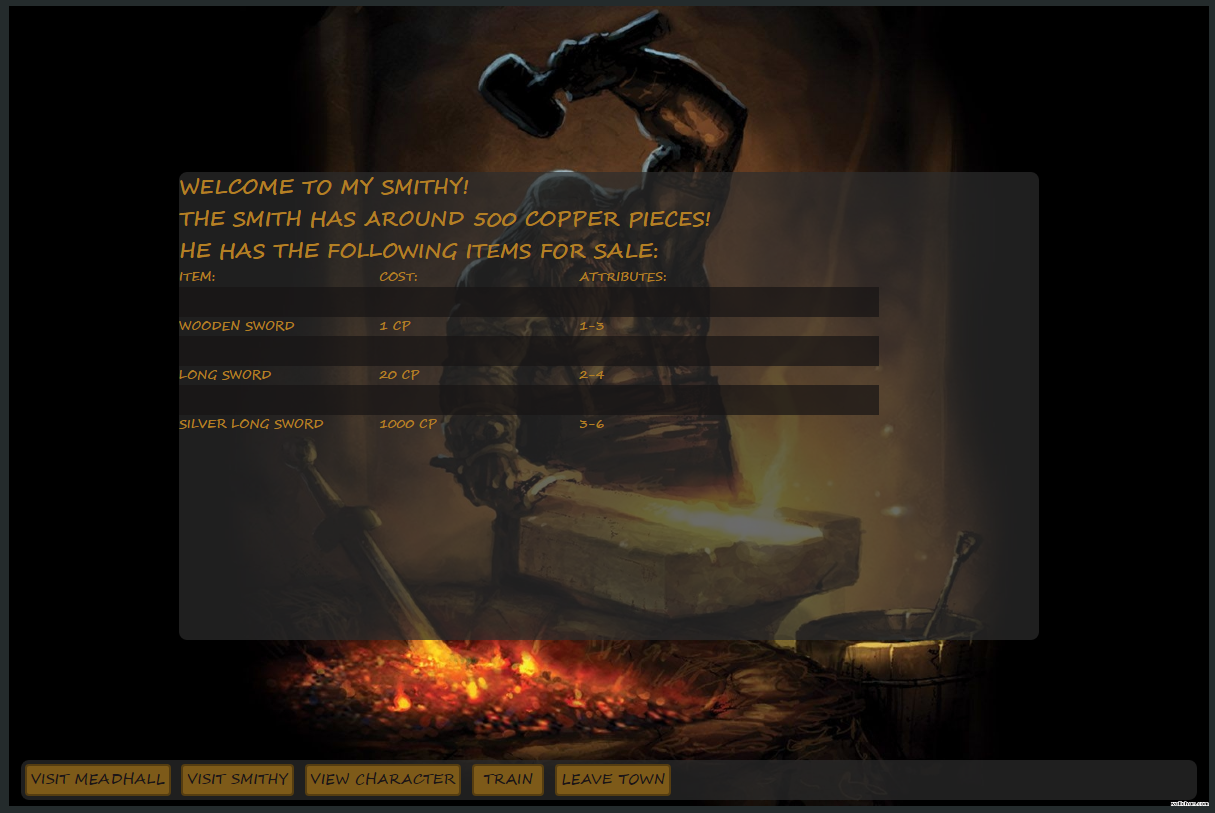
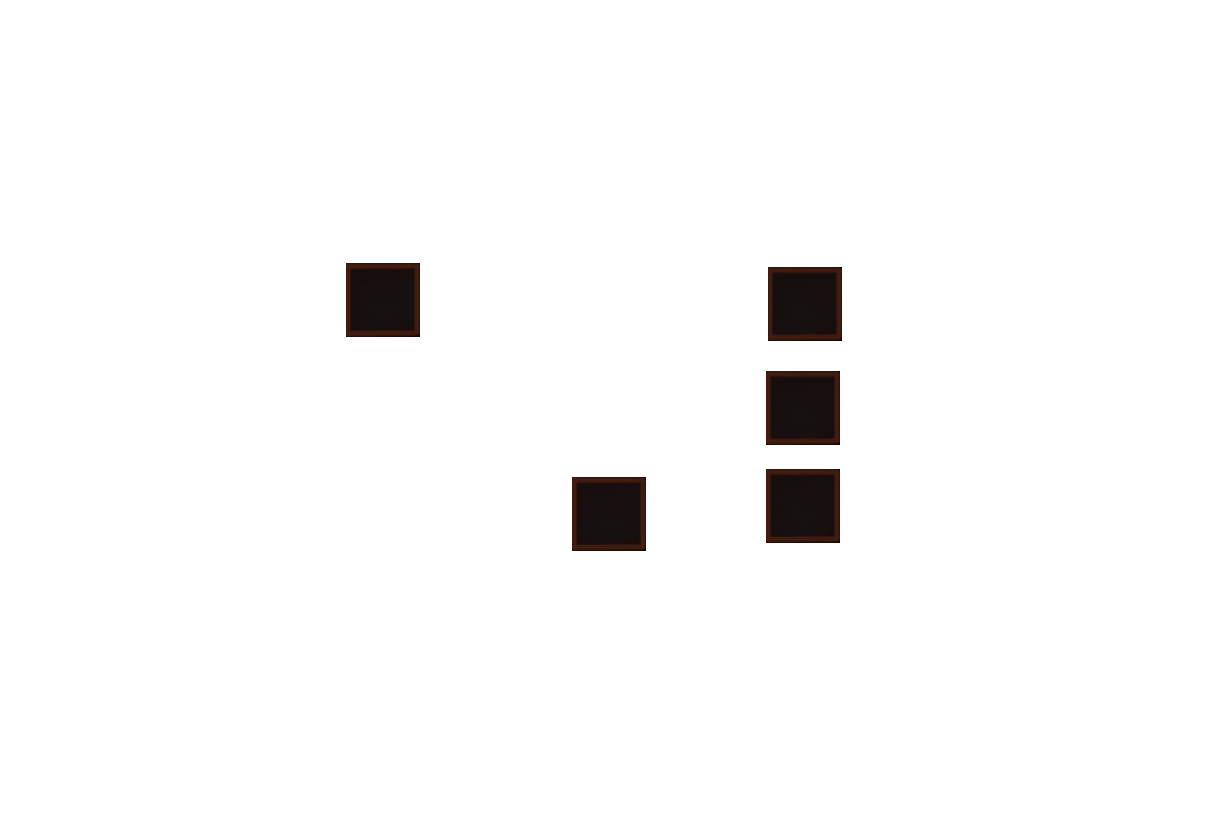
Two versions of the same layered image (1215x813). Layer-by-layer changes:
added layer "Pasted Layer #9" above "Pasted Layer #8" over [768, 267, 842, 341]
added layer "Pasted Layer #8" above "Pasted Layer #7" over [572, 477, 646, 551]
added layer "Pasted Layer #7" above "Pasted Layer #5" over [766, 469, 840, 543]
added layer "Pasted Layer #5" above "Pasted Layer #4" over [766, 371, 840, 445]
added layer "Pasted Layer #4" above "Pasted Layer #6" over [346, 263, 420, 337]
added layer "Pasted Layer #6" above "Pasted Layer #2" over [766, 371, 840, 445]
hid "Pasted Layer" over [0, 0, 1215, 813]
